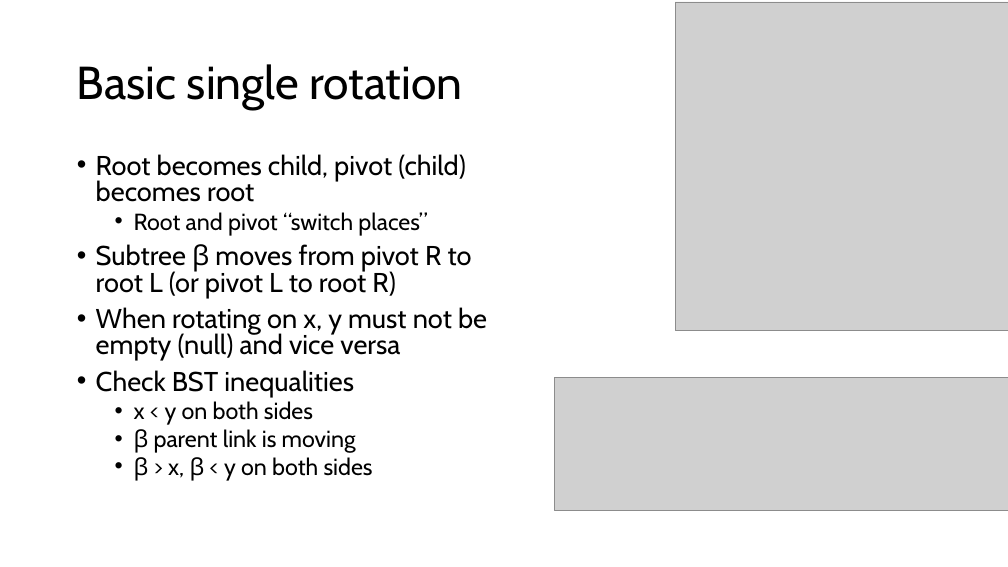
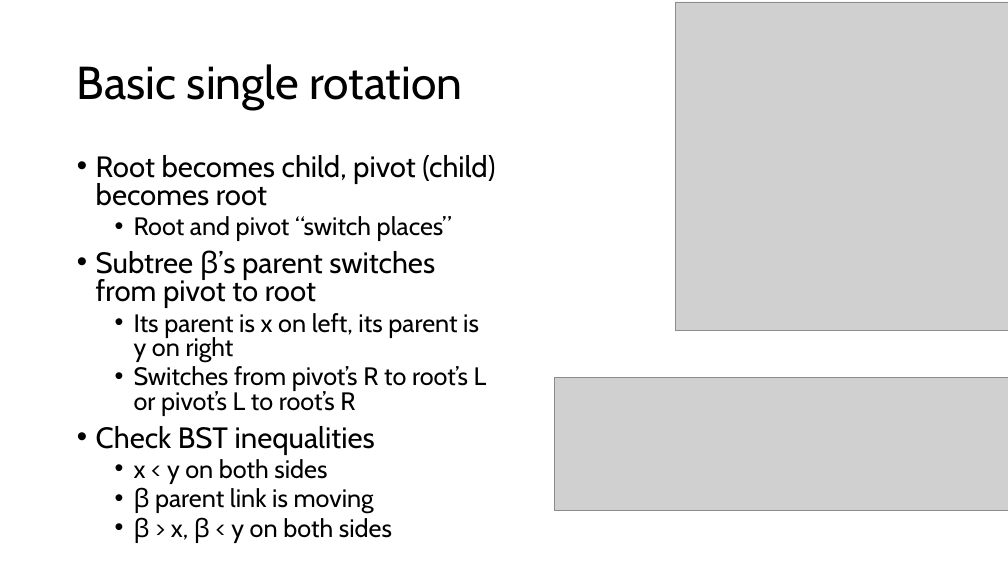
Before and after one commit to comp210ss2/comp210ss2.github.io, a slide deck: slide 11 of slides/L14_15.pptx. Drawn at 1008x567 pixels with LibreOffice and Linux fonts; fonts in the diff are those of the drawing; grey boxes stand for pictures. Boxes give left, top, right and bottom in pixels: in the first picture for what was removed or moved away, otherwise in the second. Text is boxed around its words. In the diff, an @@ line names an element or a change of style, - is before the commit and + after.

```diff
--- a/slides/L14_15.pptx
+++ b/slides/L14_15.pptx
@@ text at box(96, 155, 495, 543): size 25.9 to 28 pt in "Root becomes child, pivot (child) becomes root", "Check BST inequalities"; size 22.2 to 24 pt in "Root and pivot “switch places”", "x < y on both sides", "β parent link is moving", "β > x, β < y on ..." @@
@@ text at box(96, 250, 487, 416): text changed; size 25.9 to 24 pt @@
-• Subtree β moves from pivot R to root L (or pivot L to root R)
-• When rotating on x, y must not be empty (null) and vice versa
+• Subtree β’s parent switches from pivot to root
+  • Its parent is x on left, its parent is y on right
+  • Switches from pivot’s R to root’s L or pivot’s L to root’s R
```
Also in this commit, not shown: 12 other slides changed, 9 slides added, 2 other files.
